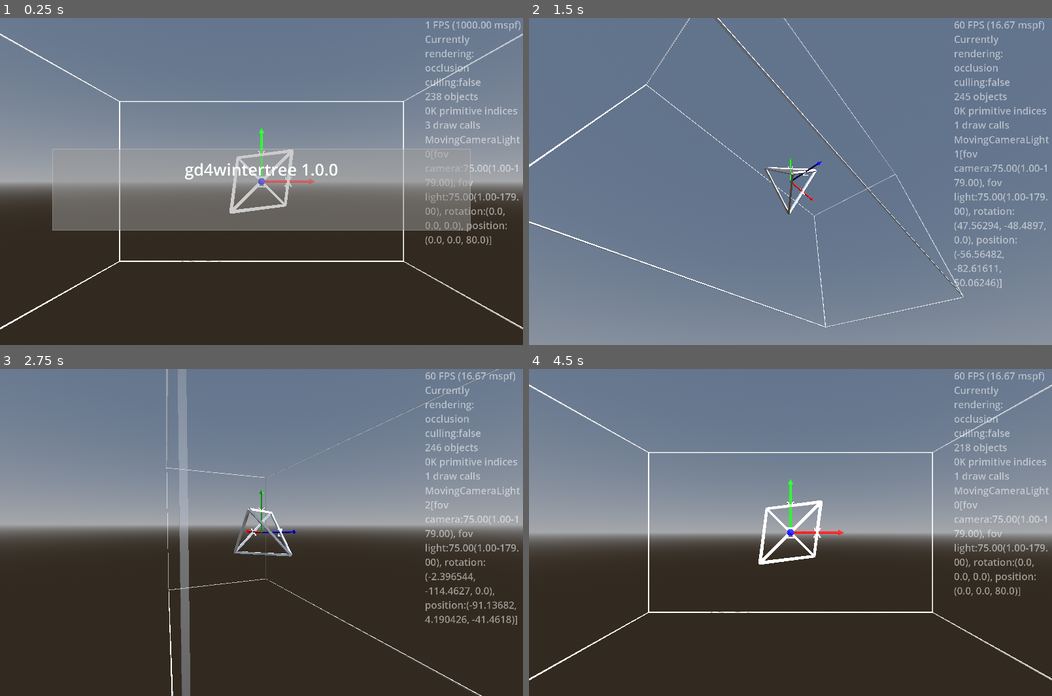
Above: before the commit, frames 1-4 (two rows, left to right).
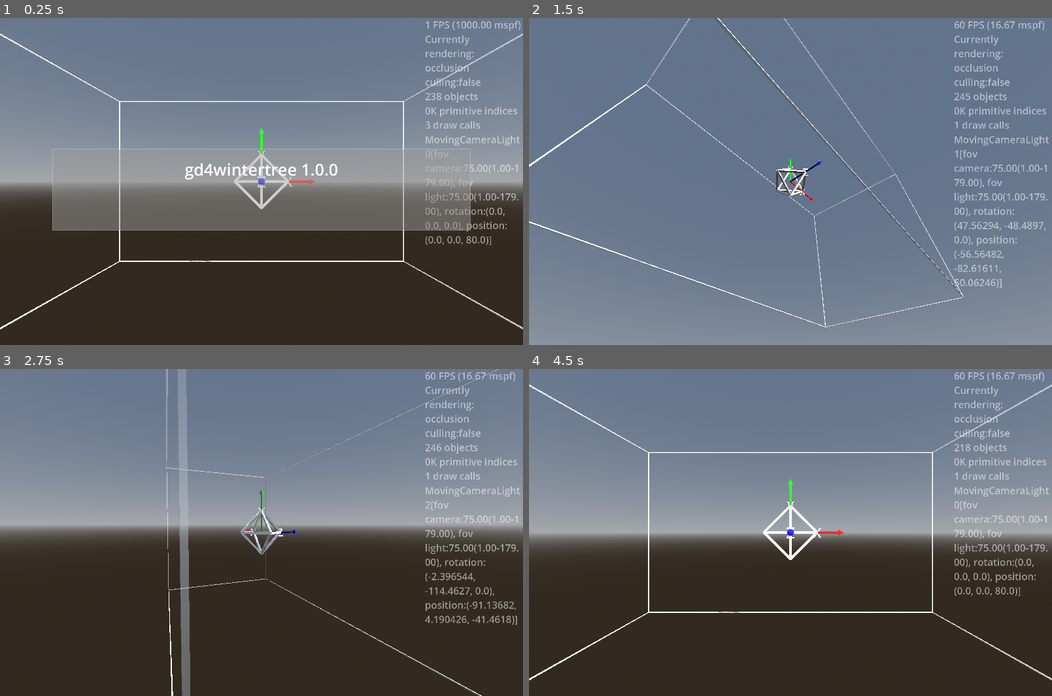
Above: after the commit, the same moments.

Repository: kasworld/gd4wintertree
Game: Godot game, scene res://main.tscn
Same seed, same stepped clock (60 frames per second), same inputs: the game is played once before the commit and once after it.
Inputs (mouse positions are in pixels of both pictures, inside the frame that each line leads up to):
- Up to frame 1 (0.25 s): no input
- Up to frame 2 (1.5 s): tap Enter at 0.5 s; move the mouse to (905, 165) at 0.52 s; hold Right 0.53-1.28 s; tap Q at 0.6 s; click (905, 165) at 0.67 s; move the mouse to (685, 197) at 1.27 s; hold Down from 1.28 s (still down); tap E at 1.35 s
- Up to frame 3 (2.75 s): move the mouse to (313, 460) at 2.02 s; release Down at 2.03 s; hold Right from 2.03 s (still down); tap Enter at 2.1 s
- Up to frame 4 (4.5 s): move the mouse to (764, 597) at 2.77 s; release Right at 2.78 s; hold Up 2.78-3.53 s; tap Q at 2.85 s; click (764, 597) at 2.92 s; move the mouse to (947, 581) at 3.52 s; hold Left from 3.53 s (still down); tap E at 3.6 s; move the mouse to (633, 483) at 4.27 s; tap Enter at 4.35 s

The runs differ from the first frame. In frame 1, 0.8% of the frame differs, in the area x 34-57%, y 40-75%; in frame 2, 0.5%; in frame 3, 0.6%; in frame 4, 0.9%.

Commit message:
add OctahedronPoints

Diff:
--- a/main.gd
+++ b/main.gd
@@ -50,13 +50,21 @@
 		).init_wire_box(WorldSize, WorldSize.length()/500, Color.WHITE, 0.5))
 	add_child( preload("res://multi_mesh_shape/multi_mesh_shape.tscn").instantiate(
 		).multi_line_by_pos([
-			[Vector3(10,10,10), Vector3(10,-10,-10)],
-			[Vector3(10,10,10), Vector3(-10,10,-10)],
-			[Vector3(10,10,10), Vector3(-10,-10,10)],
-			[Vector3(10,-10,-10), Vector3(-10,10,-10)],
-			[Vector3(-10,10,-10), Vector3(-10,-10,10)],
-			[Vector3(-10,-10,10), Vector3(10,-10,-10)],
+			[Vector3(10,0,0), Vector3(0,10,0)],
+			[Vector3(10,0,0), Vector3(0,0,10)],
+			[Vector3(10,0,0), Vector3(0,-10,0)],
+			[Vector3(10,0,0), Vector3(0,0,-10)],
+			[Vector3(-10,0,0), Vector3(0,10,0)],
+			[Vector3(-10,0,0), Vector3(0,0,10)],
+			[Vector3(-10,0,0), Vector3(0,-10,0)],
+			[Vector3(-10,0,0), Vector3(0,0,-10)],
+			[Vector3(0,10,0), Vector3(0,0,10)],
+			[Vector3(0,0,10), Vector3(0,-10,0)],
+			[Vector3(0,-10,0), Vector3(0,0,-10)],
+			[Vector3(0,0,-10), Vector3(0,10,0)],
 		],1.0, Color.WHITE))
+
+
 
 func random_color() -> Color:
 	return NamedColorList.color_list.pick_random()[0]
--- a/multi_mesh_shape/multi_mesh_shape.gd
+++ b/multi_mesh_shape/multi_mesh_shape.gd
@@ -99,13 +99,28 @@
 	return self
 
 const TetrahedronPoints := [
-		[Vector3(10,10,10), Vector3(10,-10,-10)],
-		[Vector3(10,10,10), Vector3(-10,10,-10)],
-		[Vector3(10,10,10), Vector3(-10,-10,10)],
-		[Vector3(10,-10,-10), Vector3(-10,10,-10)],
-		[Vector3(-10,10,-10), Vector3(-10,-10,10)],
-		[Vector3(-10,-10,10), Vector3(10,-10,-10)],
-	]
+	[Vector3(10,10,10), Vector3(10,-10,-10)],
+	[Vector3(10,10,10), Vector3(-10,10,-10)],
+	[Vector3(10,10,10), Vector3(-10,-10,10)],
+	[Vector3(10,-10,-10), Vector3(-10,10,-10)],
+	[Vector3(-10,10,-10), Vector3(-10,-10,10)],
+	[Vector3(-10,-10,10), Vector3(10,-10,-10)],
+]
+
+const OctahedronPoints := [
+	[Vector3(10,0,0), Vector3(0,10,0)],
+	[Vector3(10,0,0), Vector3(0,0,10)],
+	[Vector3(10,0,0), Vector3(0,-10,0)],
+	[Vector3(10,0,0), Vector3(0,0,-10)],
+	[Vector3(-10,0,0), Vector3(0,10,0)],
+	[Vector3(-10,0,0), Vector3(0,0,10)],
+	[Vector3(-10,0,0), Vector3(0,-10,0)],
+	[Vector3(-10,0,0), Vector3(0,0,-10)],
+	[Vector3(0,10,0), Vector3(0,0,10)],
+	[Vector3(0,0,10), Vector3(0,-10,0)],
+	[Vector3(0,-10,0), Vector3(0,0,-10)],
+	[Vector3(0,0,-10), Vector3(0,10,0)],
+]
 
 # end example ##################################################################
 
